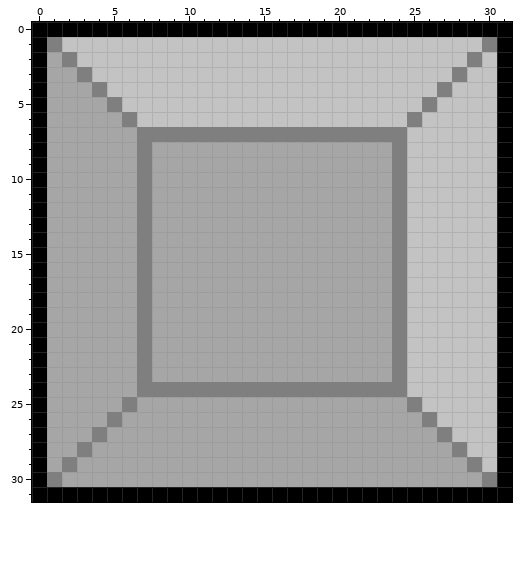
Pixel-art sprite: src/graphics/oob.png. The picture above was drawn from the file before the commit.
The file is 32x32 pixels.
And afterwards:
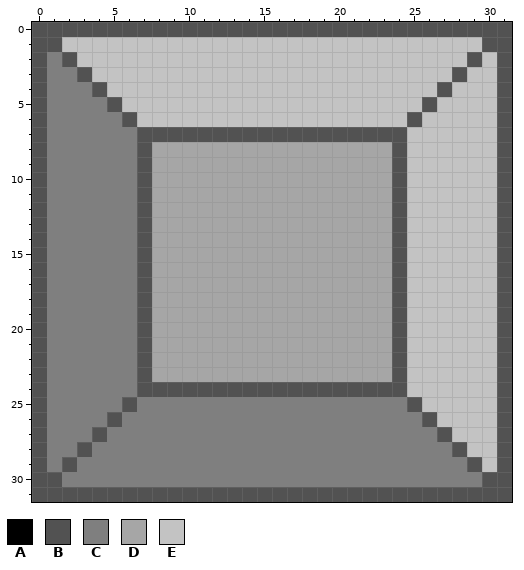
Palette (. is transparent): A #000000  B #525252  C #7f7f7f  D #a6a6a6  E #c3c3c3
Change:
Colour A gives way to colour B in row 0 at x 0 to 31; in rows 1 to 30 at x 0 and 31; in row 31 at x 0 to 31.
Colour C gives way to colour B in row 1 at x 1 and 30; in row 2 at x 2 and 29; in row 3 at x 3 and 28; in row 4 at x 4 and 27; in row 5 at x 5 and 26; in row 6 at x 6 and 25.
Colour C gives way to colour B in row 7 at x 7 to 24; in rows 8 to 23 at x 7 and 24; in row 24 at x 7 to 24; in row 25 at x 6 and 25; in row 26 at x 5 and 26; in row 27 at x 4 and 27.
Colour C gives way to colour B in row 28 at x 3 and 28; in row 29 at x 2 and 29; in row 30 at x 1 and 30.
Colour D gives way to colour C in row 2 at x 1; in row 3 at x 1 to 2; in row 4 at x 1 to 3; in row 5 at x 1 to 4; in row 6 at x 1 to 5; in rows 7 to 24 at x 1 to 6.
Colour D gives way to colour C in row 25 at x 1 to 5 and 7 to 24; in row 26 at x 1 to 4 and 6 to 25; in row 27 at x 1 to 3 and 5 to 26; in row 28 at x 1 to 2 and 4 to 27; in row 29 at x 1 and 3 to 28; in row 30 at x 2 to 29.
Where, in picture pixels (left, top, right, bottom), the same in both pictures:
changed: (32, 22, 512, 502)
